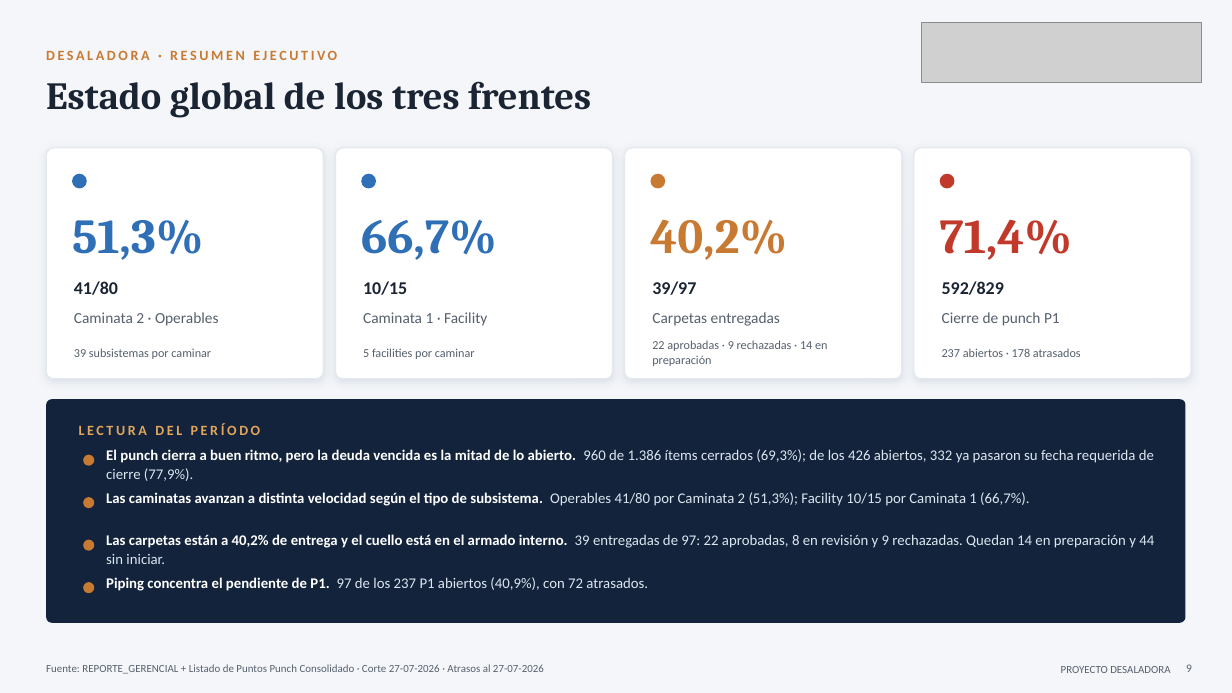
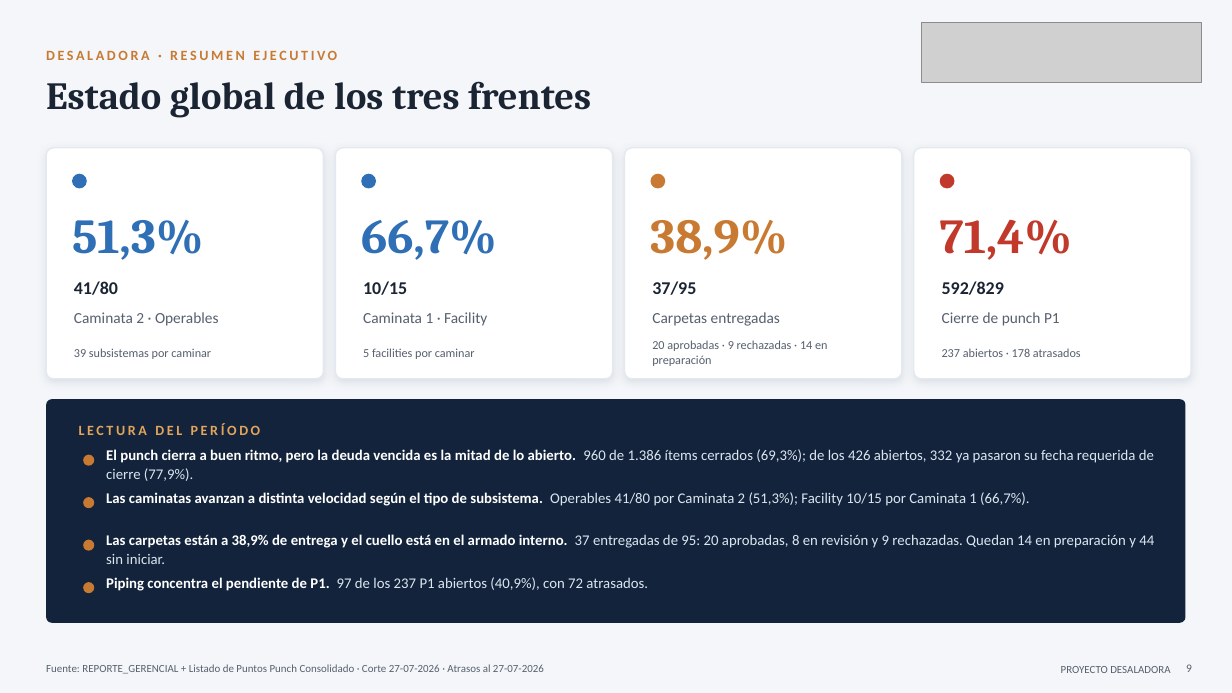
Before and after one commit to tdkvalex/Dashboard-HSEQ, a slide deck: slide 9 of panel_control_TOP_P1/Panel_Control_TOP_P1.pptx. Drawn at 1232x693 pixels with LibreOffice and Linux fonts; fonts in the diff are those of the drawing; grey boxes stand for pictures. Boxes give left, top, right and bottom in pixels: in the first picture for what was removed or moved away, otherwise in the second. Text is boxed around its words. In the diff, an @@ line names an element or a change of style, - is before the commit and + after.

```diff
--- a/panel_control_TOP_P1/Panel_Control_TOP_P1.pptx
+++ b/panel_control_TOP_P1/Panel_Control_TOP_P1.pptx
@@ text at <box>650,220,787,260</box>: text changed @@
-40,2%
+38,9%
@@ text at <box>652,281,696,295</box>: text changed @@
-39/97
+37/95
@@ text at <box>652,340,827,366</box>: text changed @@
-22 aprobadas · 9 rechazadas · 14 en preparación
+20 aprobadas · 9 rechazadas · 14 en preparación
@@ text at <box>106,534,1154,564</box>: text changed @@
-Las carpetas están a 40,2% de entrega y el cuello está en el armado interno. 39 entregadas de 97: 22 aprobadas, 8 en revisión y 9 rechazadas. Quedan 14 en preparación y 44 sin iniciar.
+Las carpetas están a 38,9% de entrega y el cuello está en el armado interno. 37 entregadas de 95: 20 aprobadas, 8 en revisión y 9 rechazadas. Quedan 14 en preparación y 44 sin iniciar.
```
Also in this commit, not shown: 3 other slides changed, 7 other files.
